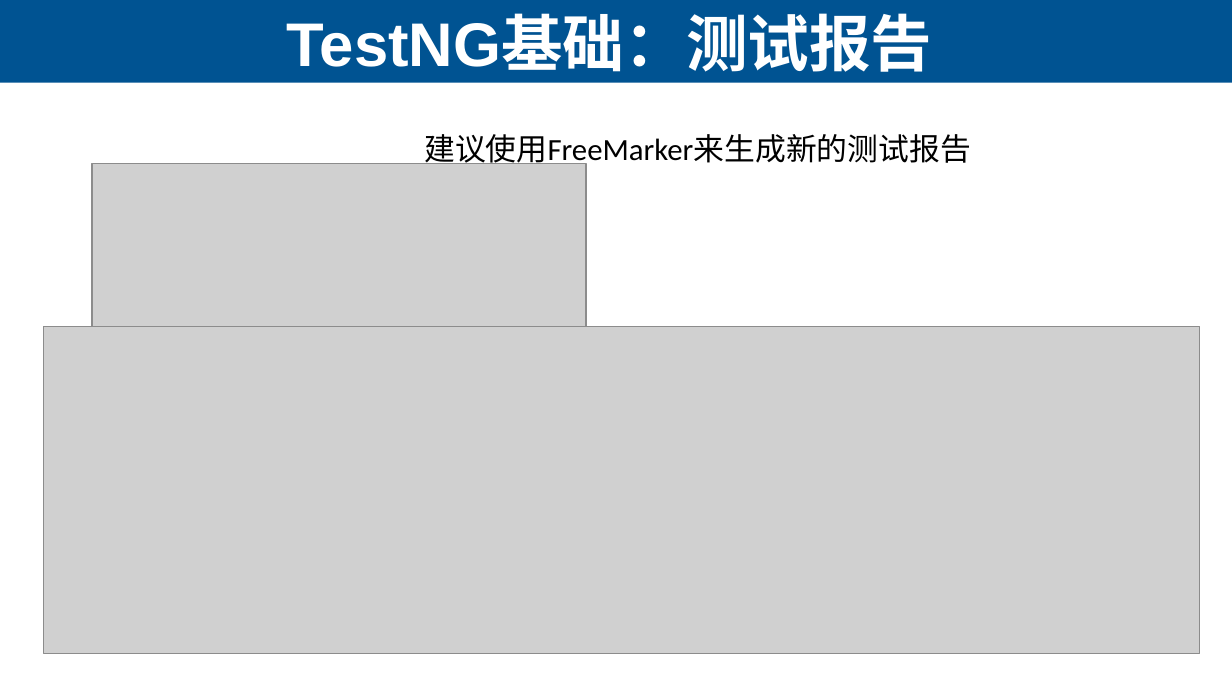
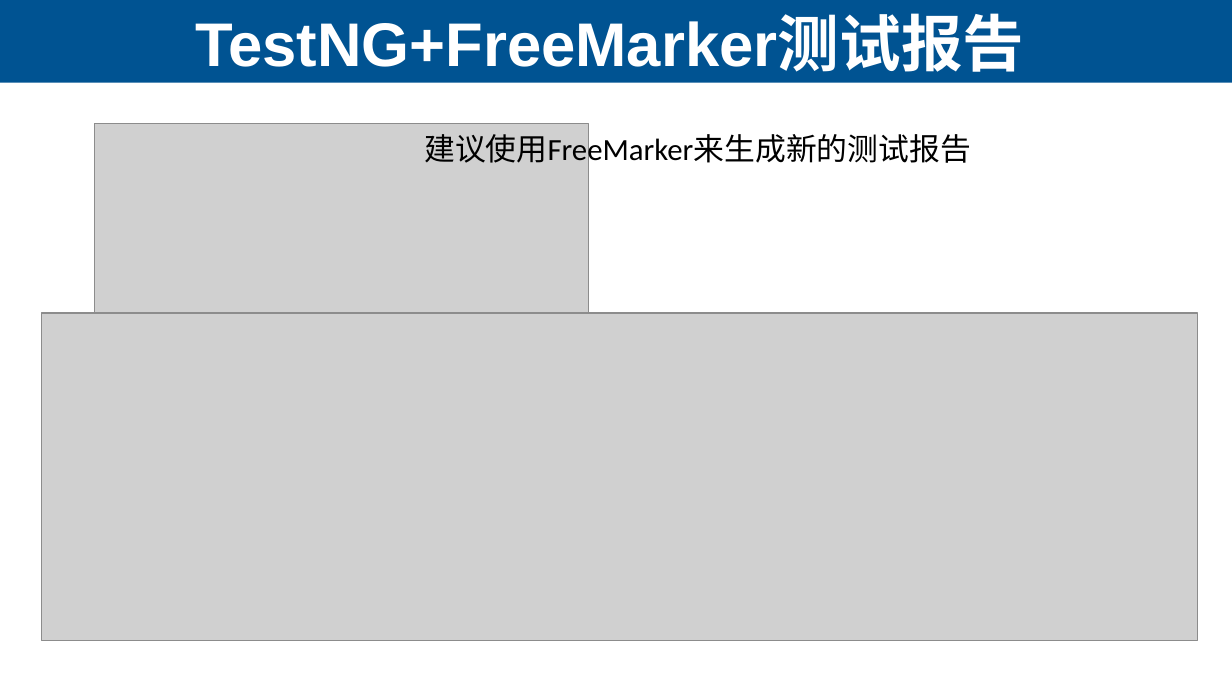
Before and after one commit to edu2act/course-interface-testing, a slide deck: slide 16 of materials/slides/ch04/03 引入测试框架.pptx. Drawn at 1232x693 pixels with LibreOffice and Linux fonts; fonts in the diff are those of the drawing; grey boxes stand for pictures. Boxes give left, top, right and bottom in pixels: in the first picture for what was removed or moved away, otherwise in the second. Text is boxed around its words. In the diff, an @@ line names an element or a change of style, - is before the commit and + after.

```diff
--- a/materials/slides/ch04/03 引入测试框架.pptx
+++ b/materials/slides/ch04/03 引入测试框架.pptx
@@ title at [195,16,1024,72]: text changed @@
-TestNG基础：测试报告
+TestNG+FreeMarker测试报告
@@ picture: place and size @@
-picture at [92,164,586,463]
+picture at [95,123,589,423]
@@ picture: place and size @@
-picture at [43,326,1199,654]
+picture at [42,313,1198,641]
```
Also in this commit, not shown: 1 other slide changed, 2 slides added, 2 slides removed, 50 other files.
